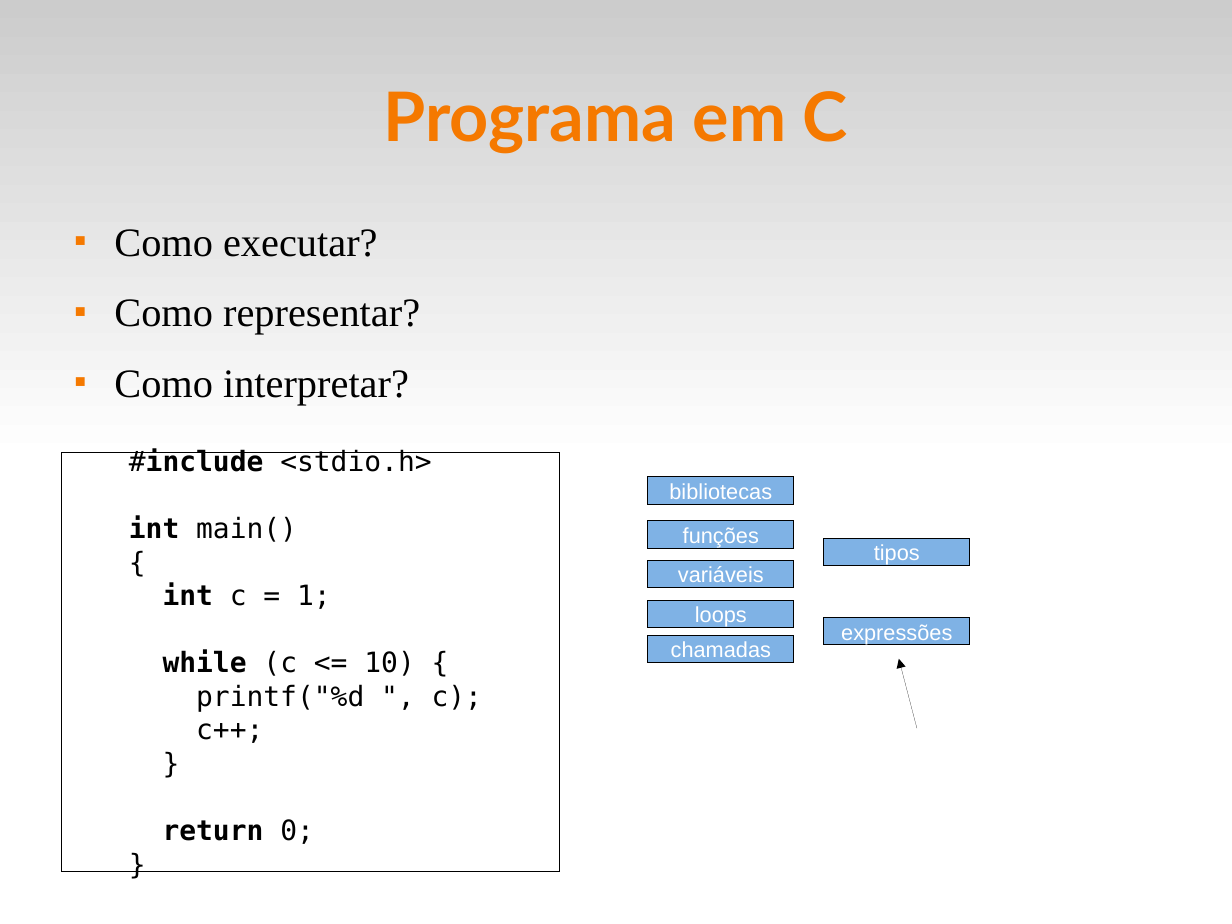
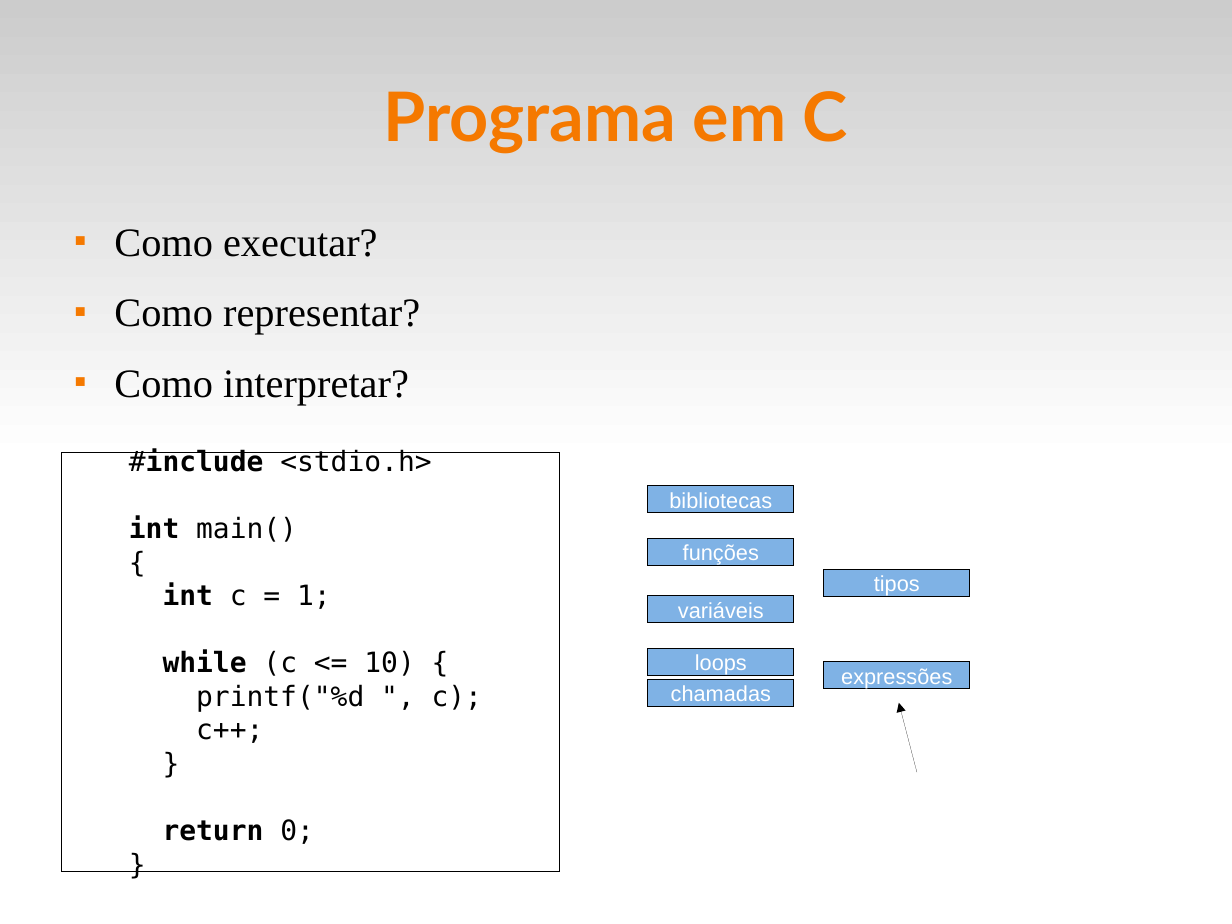
Before and after one commit to fsantanna-uerj/EDL, a slide deck: slide 2 of slides/edl-11-lang.odp. Drawn at 1232x924 pixels with LibreOffice and Linux fonts; fonts in the diff are those of the drawing. Boxes give left, top, right and bottom in pixels: in the first picture for what was removed or moved away, otherwise in the second. Text is boxed around its words. In the diff, an @@ line names an element or a change of style, - is before the commit and + after.

```diff
--- a/slides/edl-11-lang.odp
+++ b/slides/edl-11-lang.odp
@@ rectangle "bibliotecas": place and size @@
-rectangle "bibliotecas" at [648, 477, 795, 504]
+rectangle "bibliotecas" at [648, 486, 795, 513]
@@ rectangle "funções": place and size @@
-rectangle "funções" at [648, 521, 795, 548]
+rectangle "funções" at [648, 539, 795, 566]
@@ rectangle "tipos": place and size @@
-rectangle "tipos" at [824, 539, 970, 566]
+rectangle "tipos" at [824, 569, 970, 596]
@@ rectangle "variáveis": place and size @@
-rectangle "variáveis" at [648, 560, 795, 587]
+rectangle "variáveis" at [648, 596, 795, 623]
@@ rectangle "loops": place and size @@
-rectangle "loops" at [648, 600, 795, 627]
+rectangle "loops" at [648, 648, 795, 675]
@@ 2 rectangles, 1 arrow: place and size @@
-2 rectangles, 1 arrow at [648, 618, 970, 729]
+2 rectangles, 1 arrow at [648, 662, 970, 773]
```
Also in this commit, not shown: 1 other file.
